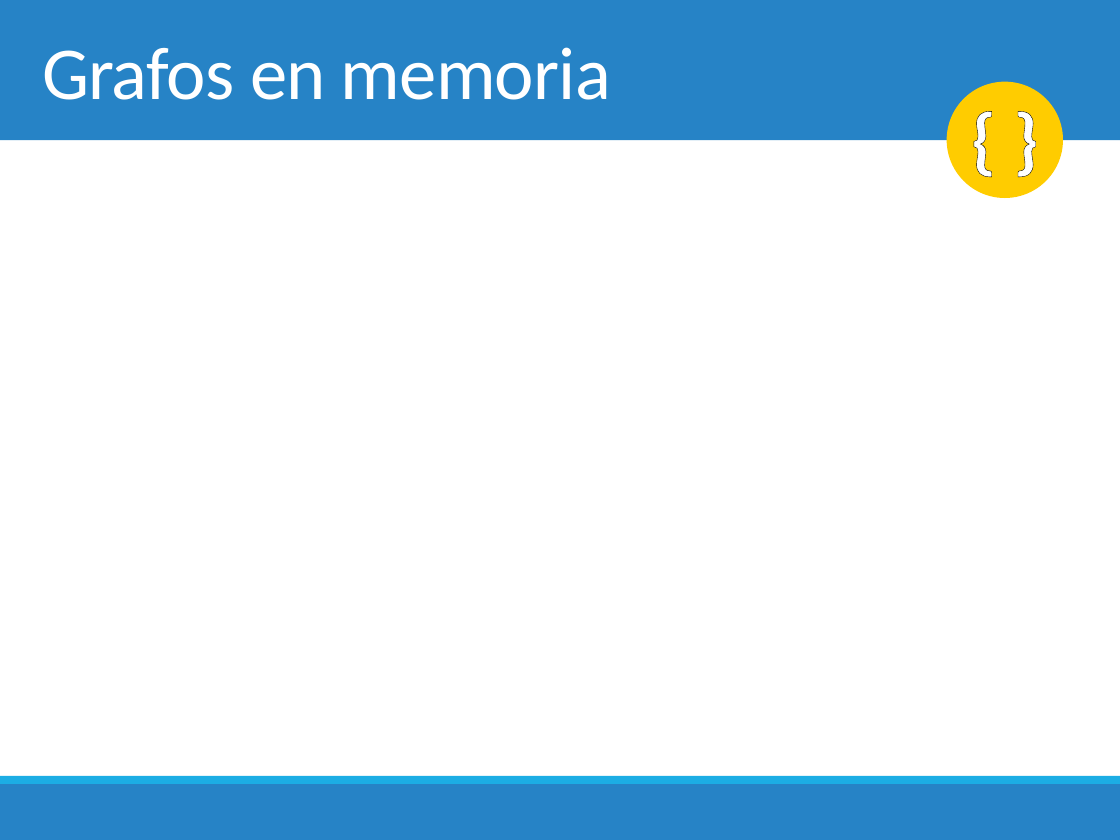
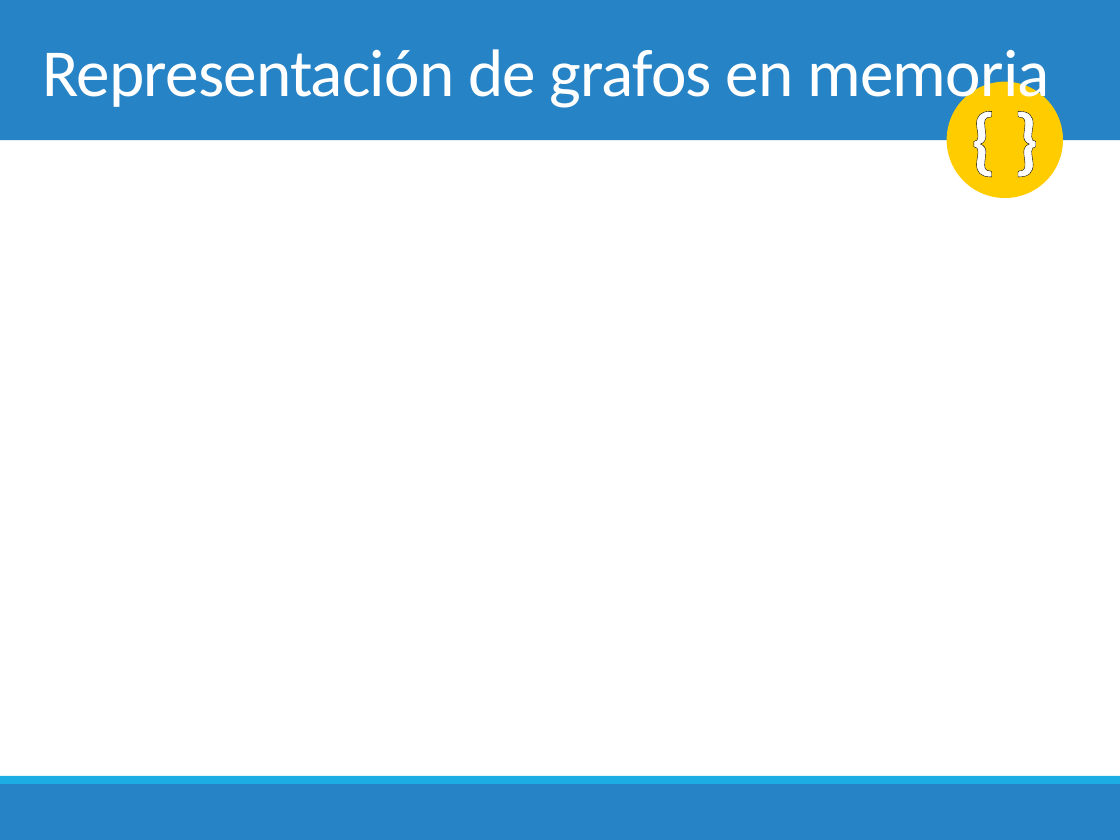
Before and after one commit to mplazadelosreyes/2018-2, a slide deck: slide 48 of Clases/13. Grafos & Depth First Search.pptx. Drawn at 1120x840 pixels with LibreOffice and Linux fonts; fonts in the diff are those of the drawing; grey boxes stand for pictures. Boxes give left, top, right and bottom in pixels: in the first picture for what was removed or moved away, otherwise in the second. Text is boxed around its words. In the diff, an @@ line names an element or a change of style, - is before the commit and + after.

```diff
--- a/Clases/13. Grafos & Depth First Search.pptx
+++ b/Clases/13. Grafos & Depth First Search.pptx
@@ title at (x1=42, y1=49, x2=1050, y2=113): text changed; size 48 to 43.2 pt @@
-Grafos en memoria
+Representación de grafos en memoria
```
Also in this commit, not shown: 41 other slides changed, 23 slides added, 1 slide removed, 5 other files.
